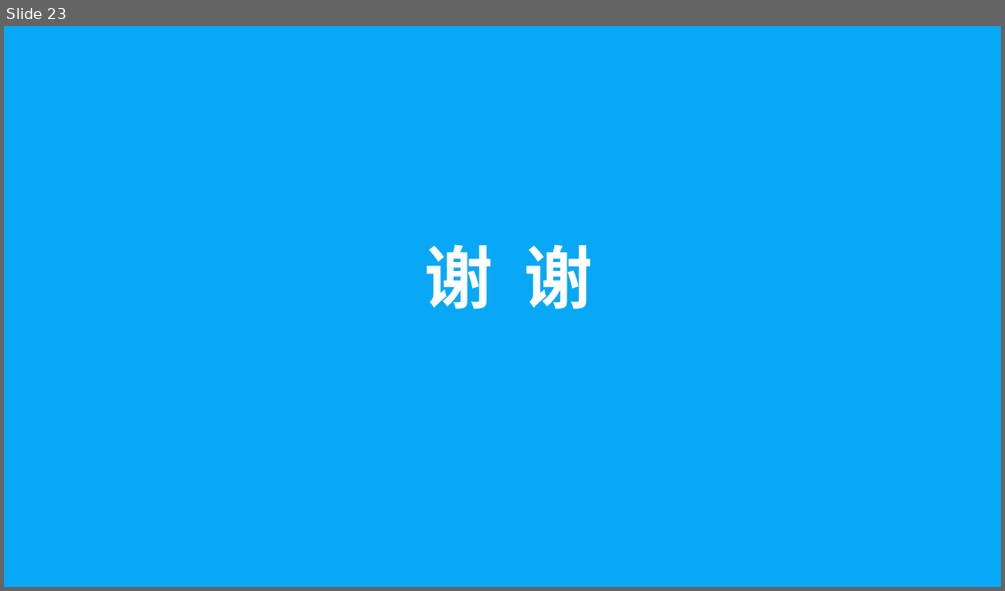
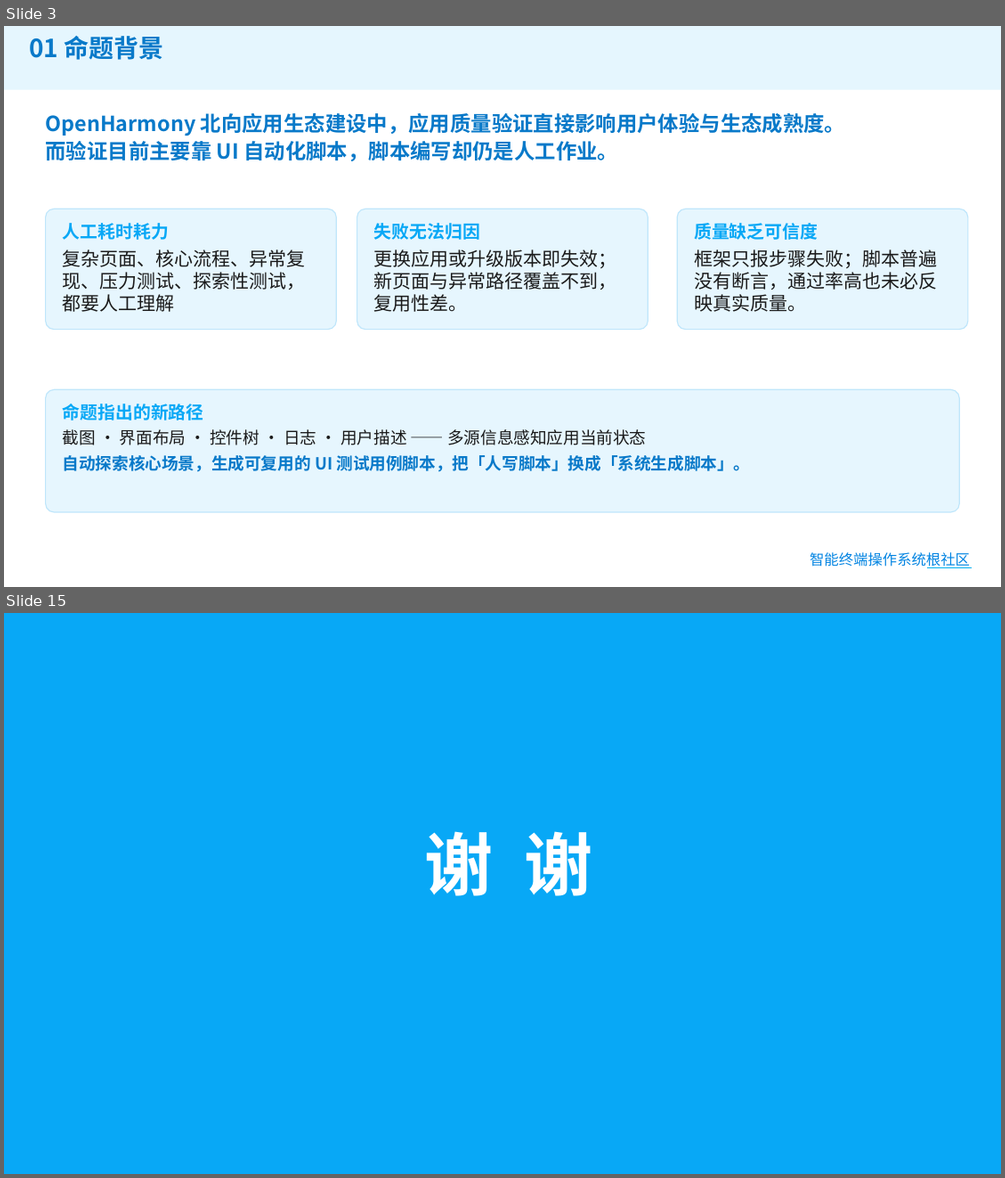
Before and after one commit to gema-secure/ohauto, a slide deck: 提交材料/03-答辩PPT.pptx. Shown one above the other, each under a label of ours: slide 23 before the commit, slides 3 and 15 after it; the slides between them are not shown. The pictures are 1005x591 and 1005x1178 pixels, drawn with LibreOffice and Linux fonts; fonts in the diff are those of the drawing; background and template pictures are left out. Boxes give left, top, right and bottom in pixels: in the first picture for what was removed or moved away, otherwise in the second. Text is boxed around its words. In the diff, an @@ line names an element or a change of style, - is before the commit and + after.

```diff
--- a/提交材料/03-答辩PPT.pptx
+++ b/提交材料/03-答辩PPT.pptx
@@ slide 3 added at <box>4,26,1001,587</box>, background #FFFFFF @@
@@ rectangle added at <box>4,26,1001,89</box>, fill #08A8F6 at 10% opacity @@
@@ text added at <box>29,36,163,60</box>, 24 pt, text #0879C9, bold @@
+01 命题背景
@@ text added at <box>46,113,845,161</box>, 20 pt, text #0879C9, bold @@
+OpenHarmony 北向应用生态建设中，应用质量验证直接影响用户体验与生态成熟度。
+而验证目前主要靠 UI 自动化脚本，脚本编写却仍是人工作业。
@@ rounded rectangle added at <box>46,208,337,329</box>, fill #E6F6FE, outline #BFE6FB 1 pt, 18 pt, text #1A1A1A @@
+人工耗时耗力
+复杂页面、核心流程、异常复现、压力测试、探索性测试，都要人工理解
@@ rounded rectangle added at <box>357,208,647,329</box>, fill #E6F6FE, outline #BFE6FB 1 pt, 18 pt, text #1A1A1A @@
+失败无法归因
+更换应用或升级版本即失效；新页面与异常路径覆盖不到，复用性差。
@@ rounded rectangle added at <box>677,208,968,329</box>, fill #E6F6FE, outline #BFE6FB 1 pt, 18 pt, text #1A1A1A @@
+质量缺乏可信度
+框架只报步骤失败；脚本普遍没有断言，通过率高也未必反映真实质量。
@@ rounded rectangle added at <box>46,389,960,512</box>, fill #E6F6FE, outline #BFE6FB 1 pt, 16 pt, text #0879C9, bold @@
+命题指出的新路径
+截图 · 界面布局 · 控件树 · 日志 · 用户描述 —— 多源信息感知应用当前状态
+自动探索核心场景，生成可复用的 UI 测试用例脚本，把「人写脚本」换成「系统生成脚本」。
@@ text added at <box>809,552,970,568</box>, 14 pt, text gradient #0284E2 to #00B050 @@
+智能终端操作系统根社区
@@ line added from (928, 567) to (971, 567), #00B0F0 1.5 pt @@
@@ what was slide 23 is now slide 15 @@
```
Also in this commit, not shown: 2 slides changed, 11 other slides added, 20 slides removed, 1 other file.
